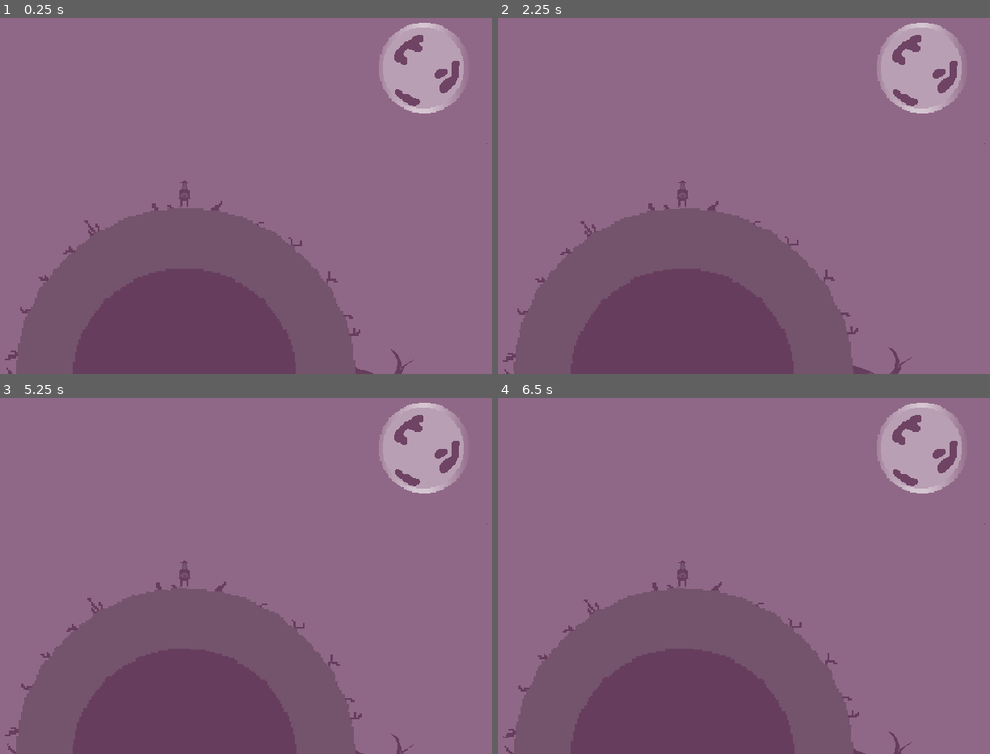
Above: before the commit, frames 1-4 (two rows, left to right).
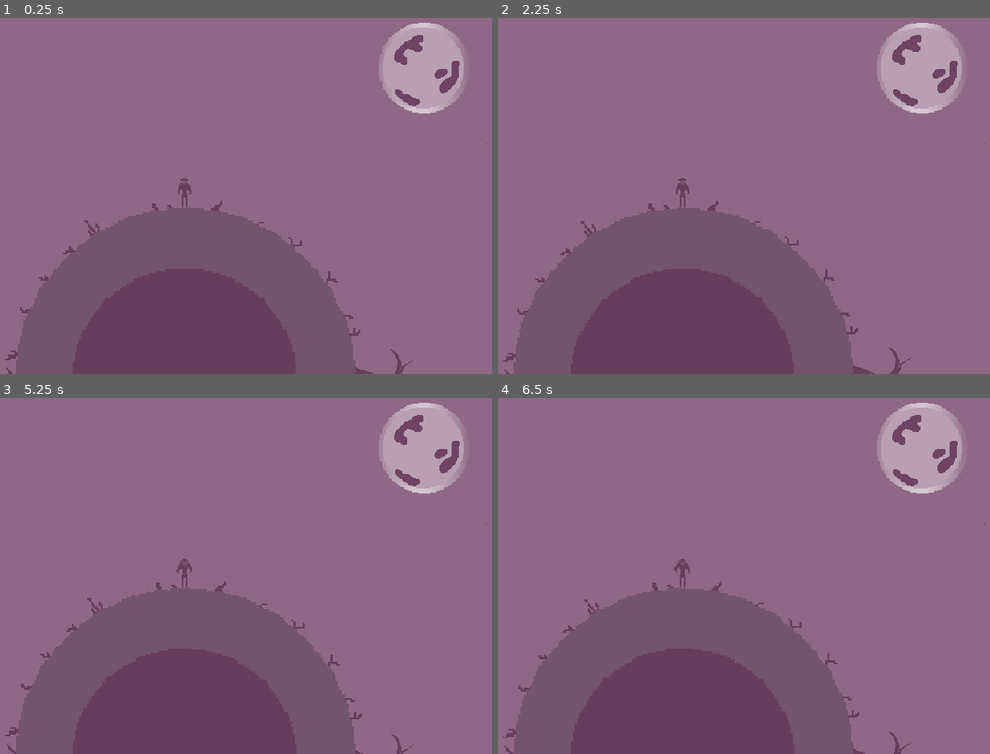
Above: after the commit, the same moments.

Repository: c-macn/waiting-for-godot-the-game
Game: Godot game, scene res://Game.tscn
The game is run twice, just before and just after one commit, with the same random seed, the same clock (stepped at 60 frames per second) and the same inputs. The project has no main scene, so this scene is started directly.
Inputs:
- Up to frame 1 (0.25 s): no input
- Up to frame 2 (2.25 s): hold Right (walk_right) 0.53-1.28 s; tap Enter at 1.25 s; hold Left (walk_left) 1.28-2.03 s; hold Right (walk_right) from 2.03 s (still down)
- Up to frame 3 (5.25 s): tap Space at 3.5 s; release Right (walk_right) at 3.53 s; hold Left (walk_left) from 3.53 s (still down); tap Enter at 5 s
- Up to frame 4 (6.5 s): release Left (walk_left) at 5.78 s; hold Right (walk_right) from 5.78 s (still down)

The runs differ from the first frame. In frame 1, 0.1% of the frame differs, in the area x 36-39%, y 45-54%; in frame 2, 0.1%; in frame 3, 0.1%, in the area x 35-40%, y 45-54%; in frame 4, 0.1%.

Commit message:
Animate the player while walking around

Diff:
--- /dev/null
+++ b/Game.gd
@@ -0,0 +1,20 @@
+extends Node2D
+
+onready var globe: Sprite = $Globe
+onready var player: AnimatedSprite = $Player
+
+func _ready() -> void:
+	player.play()
+	globe.connect('moving', self, '_on_moving')
+	globe.connect('stopped', self, '_on_stopped')
+
+
+func _on_moving(should_flip: bool) -> void:
+	player.set_speed_scale(1)
+	player.set_flip_h(should_flip)
+	player.play('walk')
+
+
+func _on_stopped() -> void:
+	player.set_speed_scale(0.4)
+	player.play('default')
--- a/Game.tscn
+++ b/Game.tscn
@@ -1,12 +1,14 @@
-[gd_scene load_steps=5 format=2]
+[gd_scene load_steps=6 format=2]
 
 [ext_resource path="res://Art Asset/DaySky.png" type="Texture" id=1]
 [ext_resource path="res://Globe.tscn" type="PackedScene" id=2]
 [ext_resource path="res://Player.tscn" type="PackedScene" id=3]
 [ext_resource path="res://Art Asset/Moon.png" type="Texture" id=4]
+[ext_resource path="res://Game.gd" type="Script" id=5]
 
 [node name="Game" type="Node2D"]
 position = Vector2( 515, 255 )
+script = ExtResource( 5 )
 
 [node name="Camera2D" type="Camera2D" parent="."]
 
@@ -21,3 +23,5 @@
 texture = ExtResource( 4 )
 
 [node name="Player" parent="." instance=ExtResource( 3 )]
+position = Vector2( 0, 59 )
+speed_scale = 0.4
--- a/Globe.gd
+++ b/Globe.gd
@@ -1,8 +1,20 @@
 extends Sprite
 class_name Globe
 
+signal moving
+signal stopped
+
 
 func _input(_event: InputEvent) -> void:
+	if Input.is_action_just_pressed('walk_left'):
+		emit_signal('moving', false)
+
+	if Input.is_action_just_pressed('walk_right'):
+		emit_signal('moving', true)
+
+	if Input.is_action_just_released('walk_left') or Input.is_action_just_released('walk_right'):
+		emit_signal('stopped')
+
 	if Input.is_action_pressed("walk_left") and not Input.is_action_pressed("walk_right"):
 		var updated_degrees = rotation_degrees + 0.6
 		rotation_degrees = updated_degrees
--- a/Player.tscn
+++ b/Player.tscn
@@ -1,16 +1,37 @@
-[gd_scene load_steps=4 format=2]
+[gd_scene load_steps=8 format=2]
 
-[ext_resource path="res://Art Asset/Estragon-Sheet.png" type="Texture" id=1]
+[ext_resource path="res://Art Asset/Vladimir-Sheet.png" type="Texture" id=1]
 
-[sub_resource type="AtlasTexture" id=1]
+[sub_resource type="AtlasTexture" id=3]
 atlas = ExtResource( 1 )
 region = Rect2( 0, 0, 32, 32 )
 
+[sub_resource type="AtlasTexture" id=4]
+atlas = ExtResource( 1 )
+region = Rect2( 32, 0, 32, 32 )
+
+[sub_resource type="AtlasTexture" id=5]
+atlas = ExtResource( 1 )
+region = Rect2( 64, 0, 32, 32 )
+
+[sub_resource type="AtlasTexture" id=6]
+atlas = ExtResource( 1 )
+region = Rect2( 96, 0, 32, 32 )
+
+[sub_resource type="AtlasTexture" id=7]
+atlas = ExtResource( 1 )
+region = Rect2( 128, 0, 32, 32 )
+
 [sub_resource type="SpriteFrames" id=2]
 animations = [ {
-"frames": [ SubResource( 1 ) ],
+"frames": [ SubResource( 3 ), SubResource( 4 ) ],
 "loop": true,
 "name": "default",
+"speed": 5.0
+}, {
+"frames": [ SubResource( 5 ), SubResource( 6 ), SubResource( 7 ) ],
+"loop": true,
+"name": "walk",
 "speed": 5.0
 } ]
 
